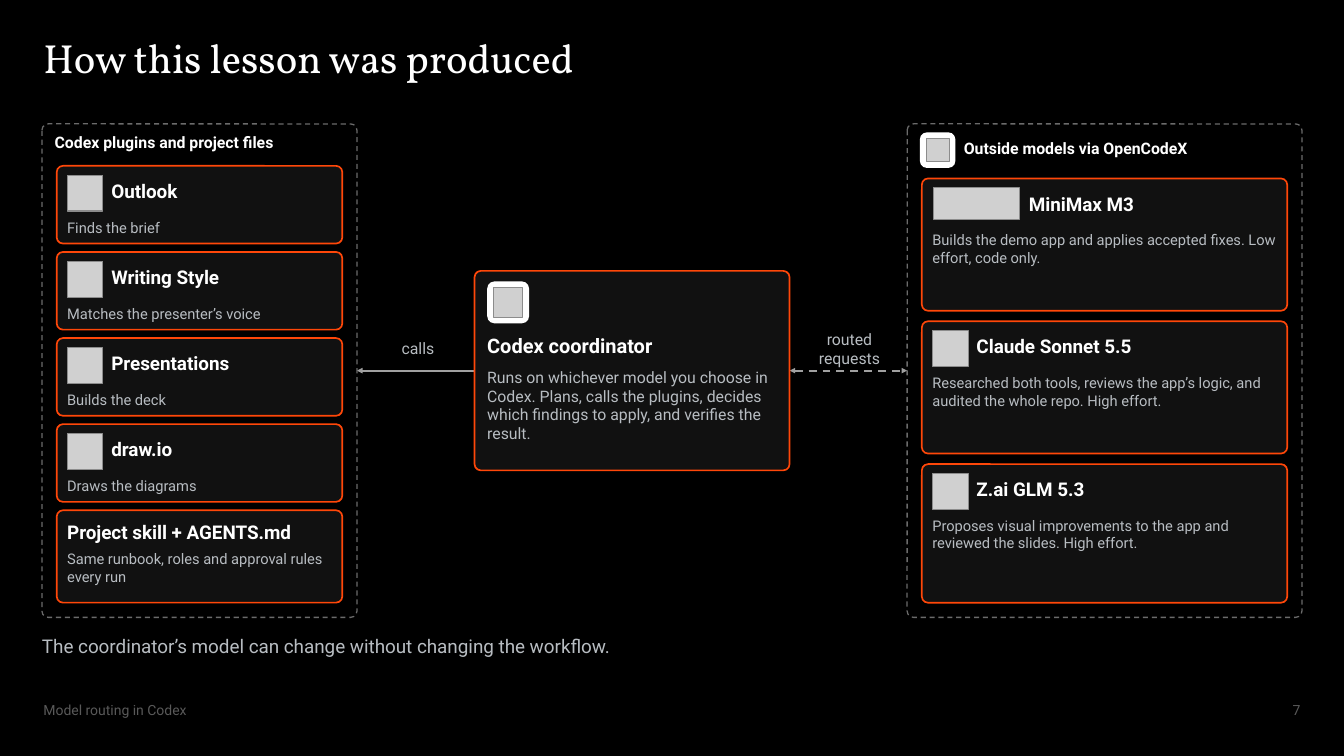
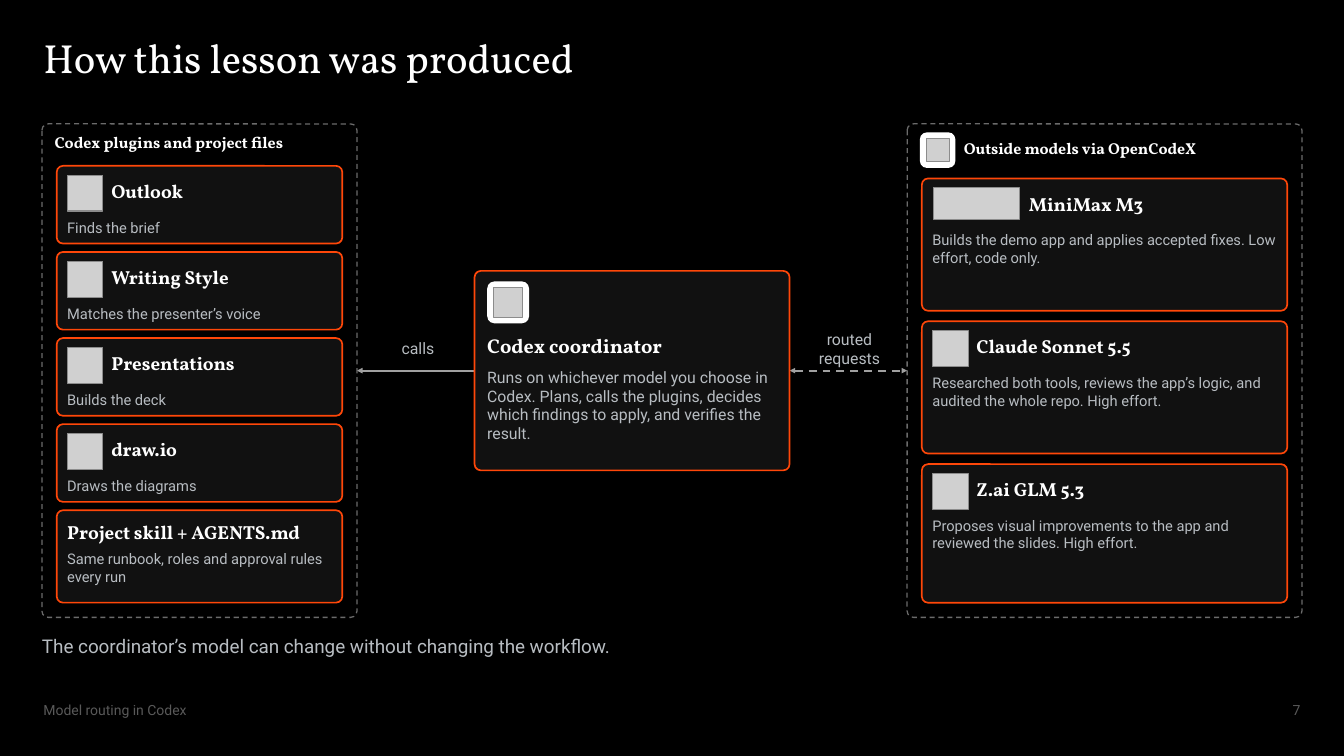
Before and after one commit to Max-FM/RDP-Train-the-Trainer-Workshop-2026, a slide deck: slide 7 of presentation/model-routing.pptx. Drawn at 1344x756 pixels with LibreOffice and Linux fonts; fonts in the diff are those of the drawing; grey boxes stand for pictures. Boxes give left, top, right and bottom in pixels: in the first picture for what was removed or moved away, otherwise in the second. Text is boxed around its words. In the diff, an @@ line names an element or a change of style, - is before the commit and + after.

Commit message:
style(presentation): set headings in Lora serif

```diff
--- a/presentation/model-routing.pptx
+++ b/presentation/model-routing.pptx
@@ font Roboto to Vollkorn in 11 elements at (55,136,283,152), (111,184,183,198), (111,270,229,289), (111,357,234,370), (111,442,177,456), (67,525,300,544), (487,339,662,353), (964,142,1196,158), (1029,198,1144,215), (976,339,1130,357), (976,483,1085,500) @@
```
Also in this commit, not shown: 2 other slides changed.
